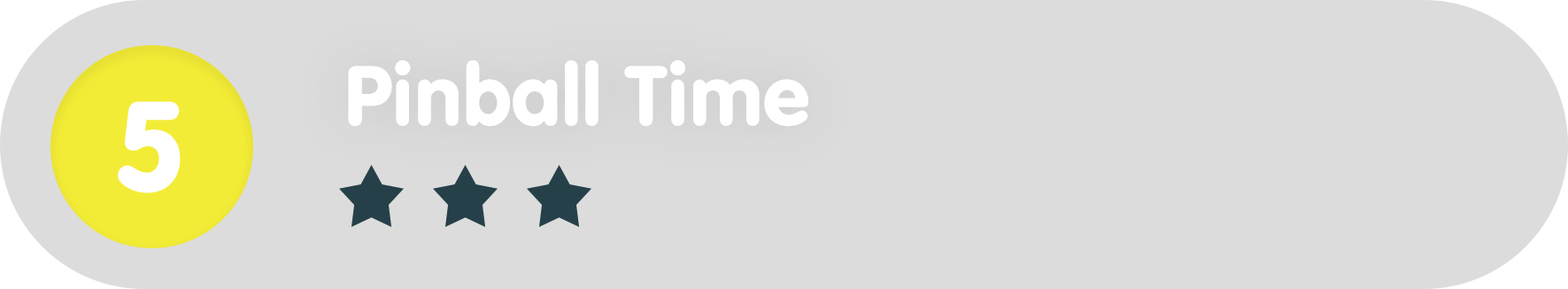
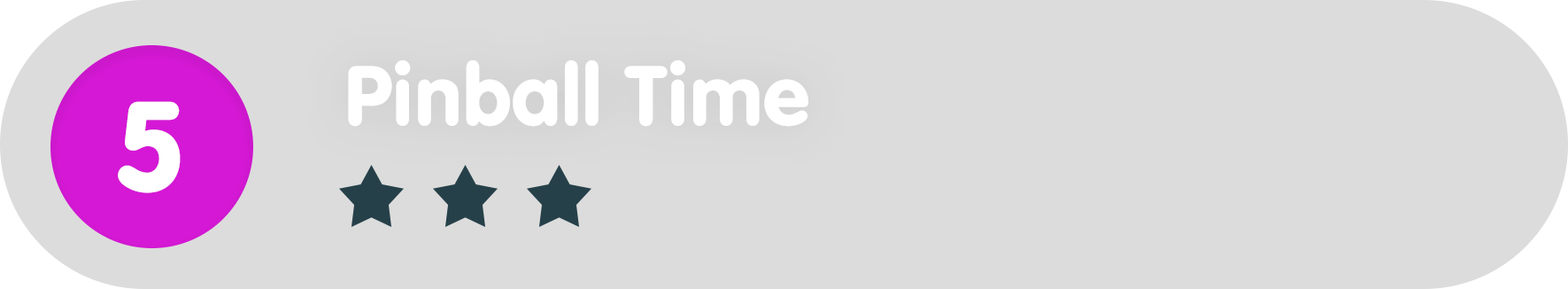
Two versions of the same layered image (1568px x 289px). Layer-by-layer changes:
painted on "Ellipse_green" over [50, 45, 254, 248]
